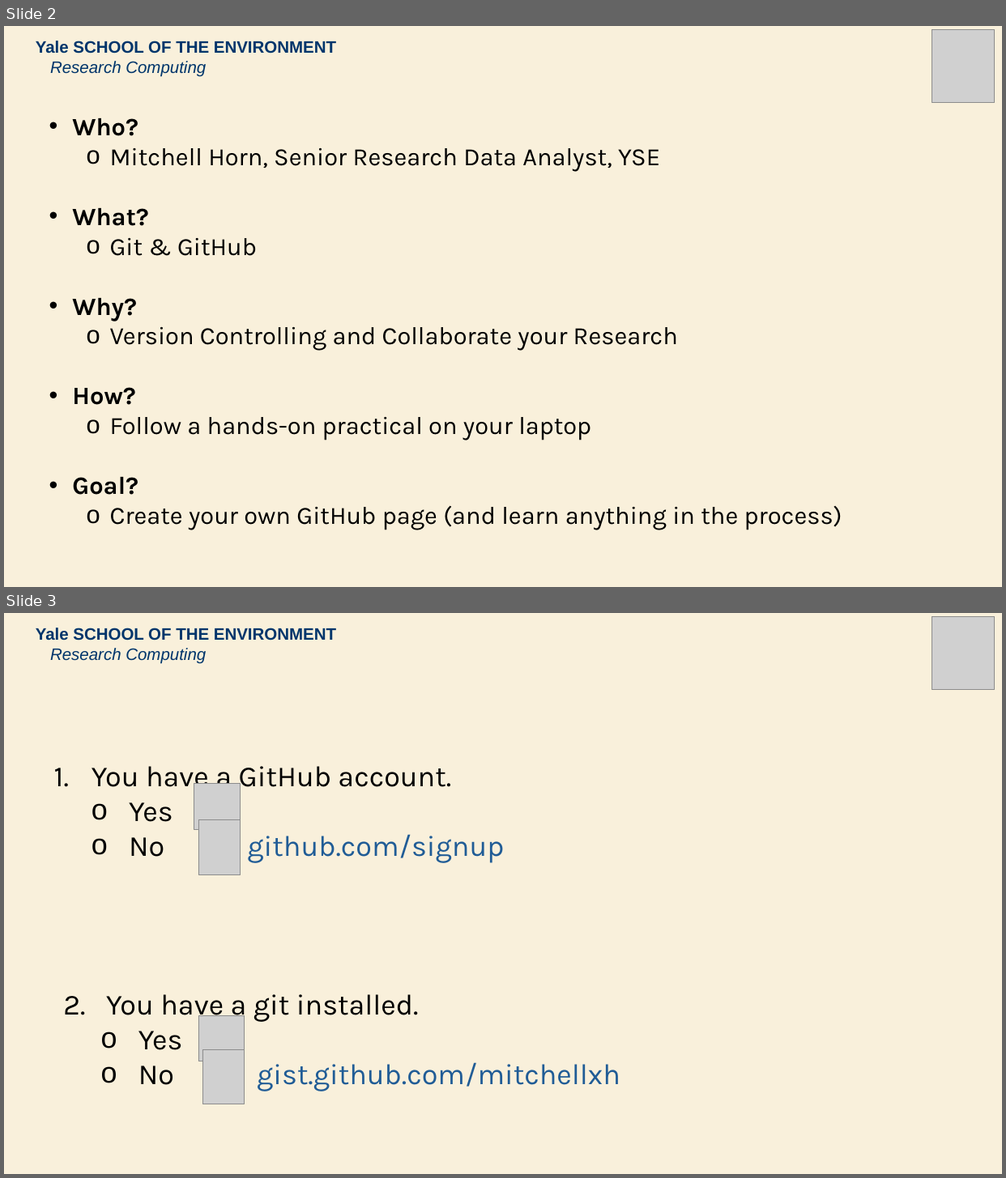
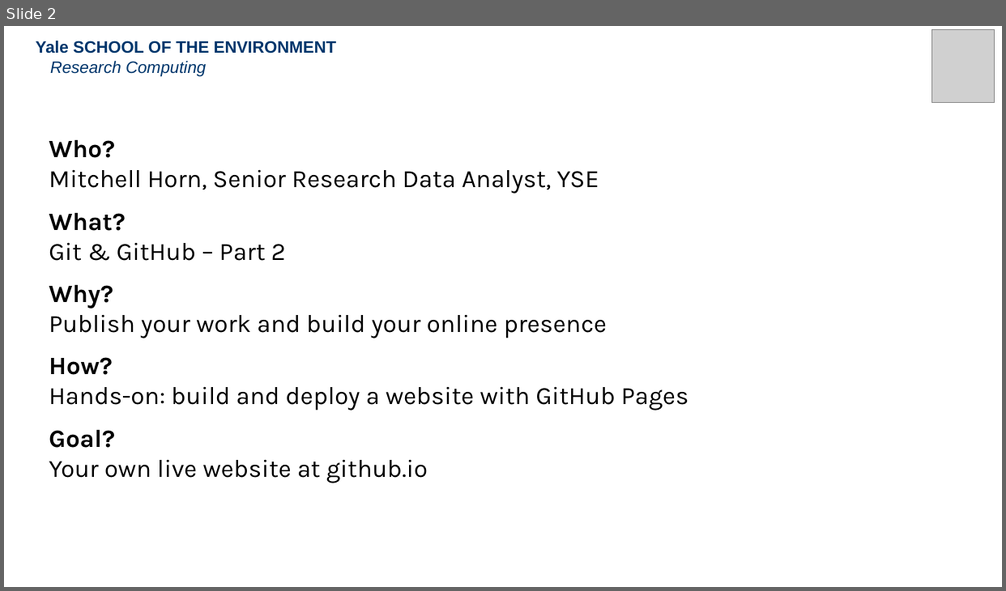
Before and after one commit to mitchellxh/git-workshop-2, a slide deck: 2026-Git-2.1.pptx. Shown one above the other, each under a label of ours: slides 2 and 3 before the commit, slide 2 after it. The pictures are 1006x1178 and 1006x591 pixels, drawn with LibreOffice and Linux fonts; fonts in the diff are those of the drawing; grey boxes stand for pictures. Boxes give left, top, right and bottom in pixels: in the first picture for what was removed or moved away, otherwise in the second. Text is boxed around its words. In the diff, an @@ line names an element or a change of style, - is before the commit and + after.

Commit message:
Rebuild slide deck for Part 2: GitHub Pages workshop
13 slides covering: overview, Part 1 recap, GitHub Pages intro,
Activities 1-5 (clone, personalize, push, enable Pages, iterate),
git workflow summary, and next steps/resources.

```diff
--- a/2026-Git-2.1.pptx
+++ b/2026-Git-2.1.pptx
@@ slide 3 removed at bbox=[4, 613, 1002, 1174], background #F9F0DB @@
@@ text removed at bbox=[36, 628, 336, 664] @@
-Yale SCHOOL OF THE ENVIRONMENT
-Research Computing
@@ picture removed at bbox=[932, 617, 995, 690] @@
@@ text removed at bbox=[91, 766, 504, 863] @@
-1. You have a GitHub account.
-  o Yes
-  o No github.com/signup
@@ picture removed at bbox=[194, 784, 240, 829] @@
@@ picture removed at bbox=[198, 820, 241, 875] @@
@@ text removed at bbox=[63, 995, 620, 1092] @@
-2. You have a git installed.
-  o Yes
-  o No gist.github.com/mitchellxh
@@ picture removed at bbox=[198, 1016, 245, 1062] @@
@@ picture removed at bbox=[202, 1050, 245, 1104] @@
@@ slide 2 changed as well @@
@@ background #F9F0DB to #FFFFFF @@
@@ text at bbox=[49, 140, 599, 448]: bullet • to none; bullet o to none; list level 2 to 1 in "Mitchell Horn, Senior Research Data ..."; more space between paragraphs @@
@@ text at bbox=[49, 243, 286, 261]: text changed @@
-  o Git & GitHub
+Git & GitHub – Part 2
@@ text at bbox=[49, 315, 607, 339]: text changed @@
-  o Version Controlling and Collaborate your Research
+Publish your work and build your online presence
@@ text at bbox=[49, 387, 688, 411]: text changed @@
-  o Follow a hands-on practical on your laptop
+Hands-on: build and deploy a website with GitHub Pages
@@ text at bbox=[49, 460, 428, 483]: text changed @@
-  o Create your own GitHub page (and learn anything in the process)
+Your own live website at github.io
```
Also in this commit, not shown: 10 other slides changed, 2 slides added, 1 other slide removed, 1 other file.
